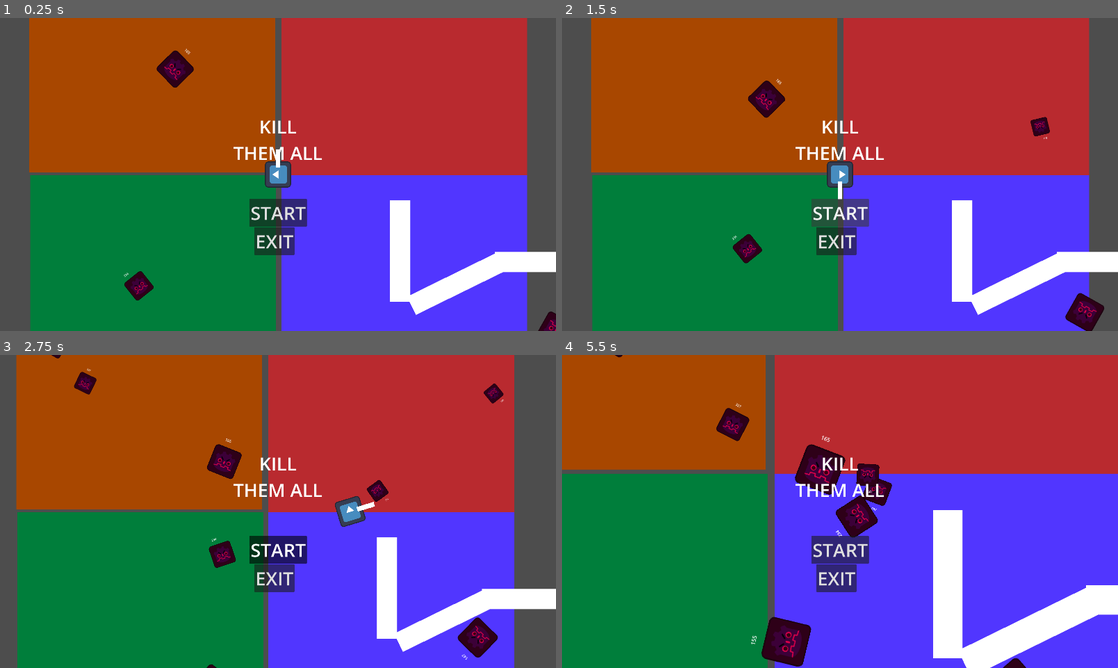
Above: before the commit, frames 1-4 (two rows, left to right).
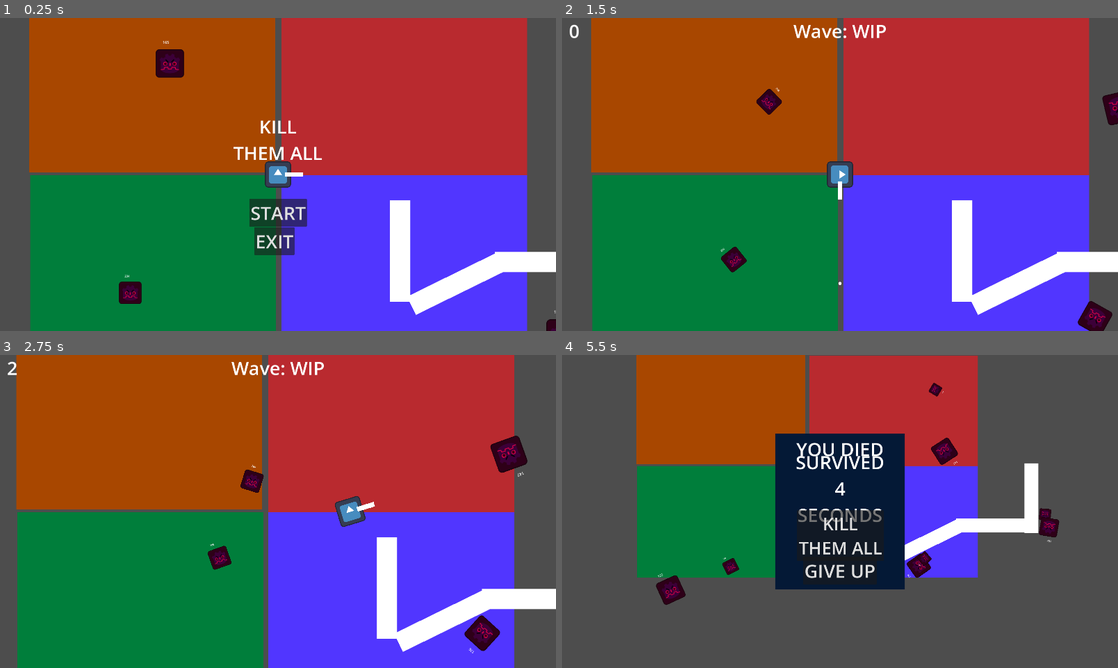
Above: after the commit, the same moments.

Repository: yasukawa426/top-down-shooter
Game: Godot game, scene res://scenes/main.tscn
The game is run twice, just before and just after one commit, with the same random seed, the same clock (stepped at 60 frames per second) and the same inputs. The engine's default icon, where the game draws it, is replaced by a stand-in: a white triangle on a blue panel in a dark square.
Inputs (mouse positions are in pixels of both pictures, inside the frame that each line leads up to):
- Up to frame 1 (0.25 s): no input
- Up to frame 2 (1.5 s): click "START" at 0.5 s; click (840, 212) at 1.25 s, where only the run before the commit has a clickable "START"
- Up to frame 3 (2.75 s): move the mouse to (400, 495) at 2.02 s; hold D (move_right) from 2.03 s (still down); hold Space (shoot) from 2.03 s (still down)
- Up to frame 4 (5.5 s): move the mouse to (728, 527) at 2.77 s; release D (move_right) at 2.78 s; release Space (shoot) at 2.78 s; hold S (move_down) 2.78-3.53 s; tap Mouse wheel up (zoom_in) at 2.85 s; move the mouse to (895, 442) at 3.52 s; hold D (move_right) 3.53-4.28 s; hold Mouse wheel down (zoom_out) 3.53-4.28 s; move the mouse to (812, 574) at 4.27 s; hold W (move_up) 4.28-5.03 s; tap Space (shoot) at 4.35 s; move the mouse to (1006, 558) at 5.02 s; hold A (move_left) from 5.03 s (still down); hold Mouse wheel up (zoom_in) from 5.03 s (still down)

The runs differ from the first frame. In frame 1, 1.1% of the frame differs, in the area x 21-100%, y 7-100%; in frame 2, 4.0%; in frame 3, 4.7%; in frame 4, 73%, in the area x 0-100%, y 0-100%.

Commit message:
feat: add start/pause/end game and score logic

Diff:
--- /dev/null
+++ b/scenes/main.gd
@@ -0,0 +1,47 @@
+extends Node2D
+
+var score:int = 0
+
+var game_started: bool = false
+var test_level: PackedScene = preload("res://scenes/levels/test.tscn")
+
+# Called when the node enters the scene tree for the first time.
+func _ready() -> void:
+	get_tree().paused = true
+
+
+func _start_game() -> void:
+	#reset level
+	var levels = $Levels.get_children()
+	for node in levels:
+		node.queue_free()
+
+	var level_instance = test_level.instantiate()
+	$Levels.add_child(level_instance)
+	level_instance.player_died.connect(_on_player_died)
+
+
+	#reset score
+	_set_score(0)
+	$ScoreTimer.start()
+
+	#unpause game
+	get_tree().paused = false
+
+
+func _on_hud_start_game() -> void:
+	_start_game()
+
+
+func _on_player_died() -> void:
+	get_tree().paused = true
+	$HUD.show_game_over(score)
+
+
+func _on_score_timer_timeout() -> void:
+	_set_score(score + 1)
+
+
+func _set_score(value: int) -> void:
+	score = value
+	$HUD.update_score(value)
--- a/scenes/main.tscn
+++ b/scenes/main.tscn
@@ -1,11 +1,14 @@
 [gd_scene format=3 uid="uid://casmc0sauekke"]
 
 [ext_resource type="PackedScene" uid="uid://clskme7odkbte" path="res://scenes/levels/test.tscn" id="1_o5qli"]
+[ext_resource type="Script" uid="uid://hq46cpwvrnig" path="res://scenes/main.gd" id="1_sugp2"]
 [ext_resource type="Script" uid="uid://bhpii81b3taj2" path="res://scenes/hud.gd" id="2_0wfyh"]
 
 [node name="Main" type="Node2D" unique_id=885210974]
+script = ExtResource("1_sugp2")
 
 [node name="Levels" type="Node2D" parent="." unique_id=614497408]
+process_mode = 1
 
 [node name="Test" parent="Levels" unique_id=882016568 instance=ExtResource("1_o5qli")]
 
@@ -186,3 +189,15 @@
 grow_vertical = 0
 theme_override_font_sizes/font_size = 64
 text = "GIVE UP"
+
+[node name="ScoreTimer" type="Timer" parent="." unique_id=717289112]
+process_mode = 1
+
+[connection signal="player_died" from="Levels/Test" to="." method="_on_player_died"]
+[connection signal="start_game" from="HUD" to="." method="_on_hud_start_game"]
+[connection signal="timeout" from="HUD/MessageTimer" to="HUD" method="_on_message_timer_timeout"]
+[connection signal="pressed" from="HUD/MenuControl/StartButton" to="HUD" method="_on_start_button_pressed"]
+[connection signal="pressed" from="HUD/MenuControl/ExitButton" to="HUD" method="_on_exit_button_pressed"]
+[connection signal="pressed" from="HUD/GameOverControl/ColorRect/TryAgainButton" to="HUD" method="_on_start_button_pressed"]
+[connection signal="pressed" from="HUD/GameOverControl/ColorRect/ExitButton" to="HUD" method="_on_exit_button_pressed"]
+[connection signal="timeout" from="ScoreTimer" to="." method="_on_score_timer_timeout"]
